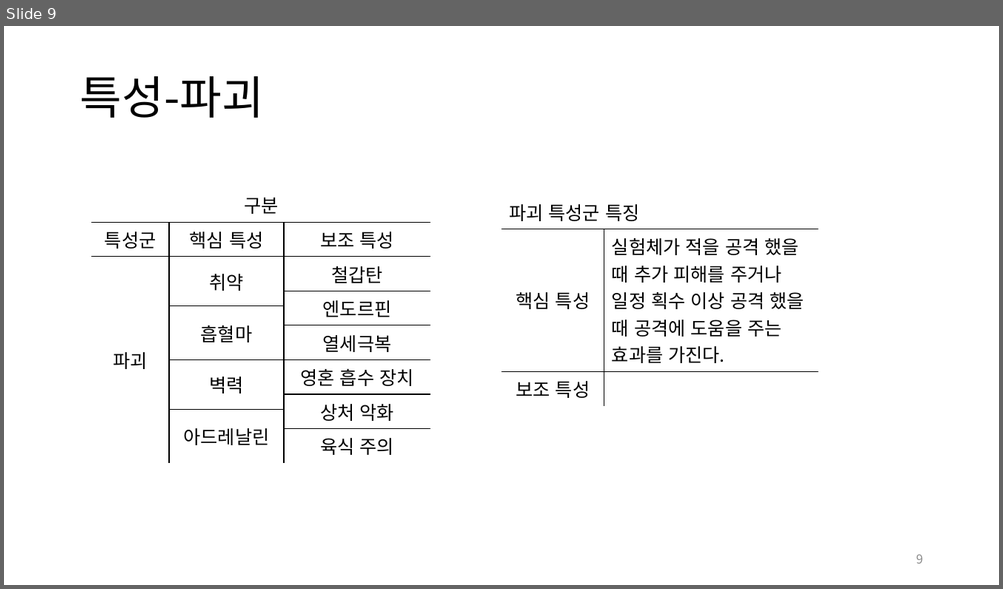
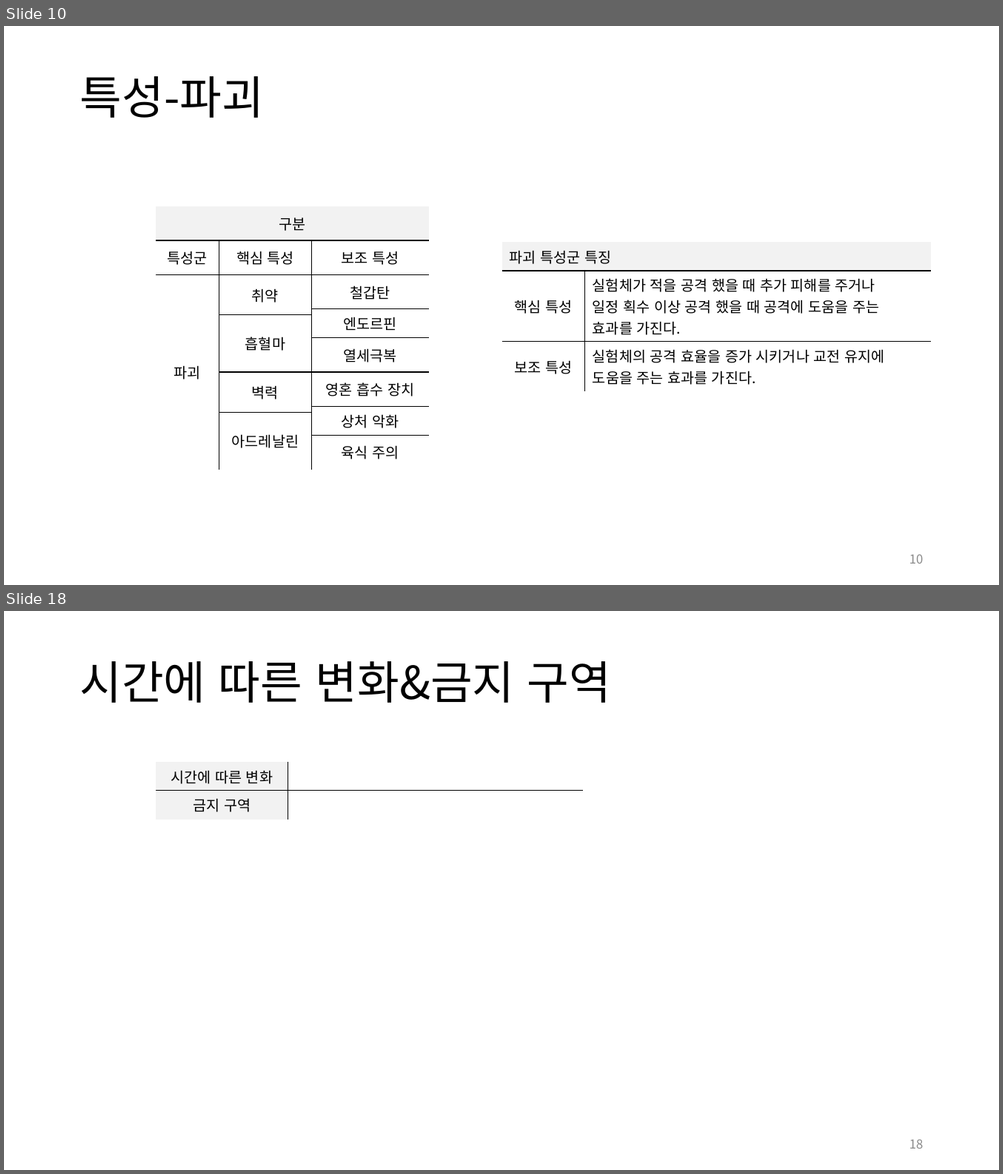
Before and after one commit to yjk0401/unityenginebasic_9th, a slide deck: 기획/이터널 리턴/이터널 리턴 역기획서.pptx. Shown one above the other, each under a label of ours: slide 9 before the commit, slides 10 and 18 after it; the slides between them are not shown. The pictures are 1003x589 and 1003x1174 pixels, drawn with LibreOffice and Linux fonts; fonts in the diff are those of the drawing. Boxes give left, top, right and bottom in pixels: in the first picture for what was removed or moved away, otherwise in the second. Text is boxed around its words. In the diff, an @@ line names an element or a change of style, - is before the commit and + after.

```diff
--- a/기획/이터널 리턴/이터널 리턴 역기획서.pptx
+++ b/기획/이터널 리턴/이터널 리턴 역기획서.pptx
@@ slide 18 added at [4, 611, 999, 1170], background #FFFFFF @@
@@ title added at [80, 661, 612, 703], 44 pt, text #000000 @@
+시간에 따른 변화&금지 구역
@@ table added at [156, 763, 582, 815], 2 rows, 2 columns @@
+시간에 따른 변화 | 
+금지 구역 | 
@@ page number added at [909, 1139, 923, 1149], 12 pt, text #8C8C8C @@
+18
@@ what was slide 9 is now slide 10 @@
@@ slide 10 changed as well @@
@@ table at [156, 207, 429, 463] @@
@@ fill none to #F2F2F2 in row 1, column 1 @@
@@ size 18 to 14 pt @@
@@ table: place and size @@
-table at [91, 188, 431, 458]
+table at [156, 207, 429, 463]
@@ table at [502, 242, 930, 388] @@
-row 2, column 2: 실험체가 적을 공격 했을 때 추가 피해를 주거나 일정 획수 이상 공격 했을 때 공격에 도움을 주는 효과를 가진다.
+row 2, column 2: 실험체가 적을 공격 했을 때 추가 피해를 주거나 / 일정 획수 이상 공격 했을 때 공격에 도움을 주는 / 효과를 가진다.
-row 3, column 2: 
+row 3, column 2: 실험체의 공격 효율을 증가 시키거나 교전 유지에 / 도움을 주는 효과를 가진다.
@@ fill none to #F2F2F2 in row 1, column 1 @@
@@ size 18 to 14 pt in "파괴 특성군 특징", "핵심 특성", "보조 특성" @@
@@ table: place and size @@
-table at [502, 195, 819, 401]
+table at [502, 242, 930, 388]
@@ page number at [909, 554, 923, 564]: text changed @@
-9
+10
```
Also in this commit, not shown: 6 other slides changed, 9 other slides added.
